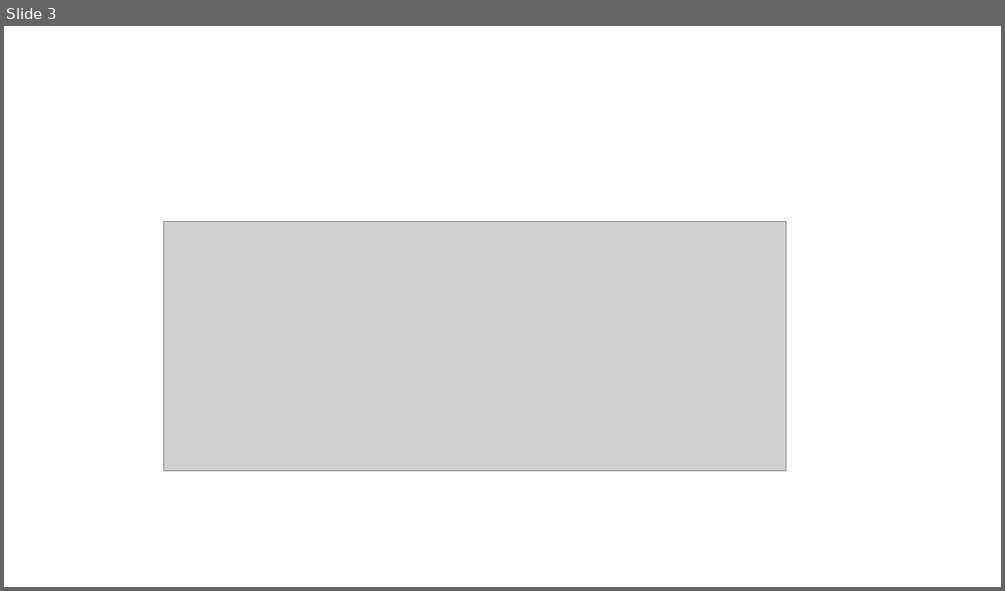
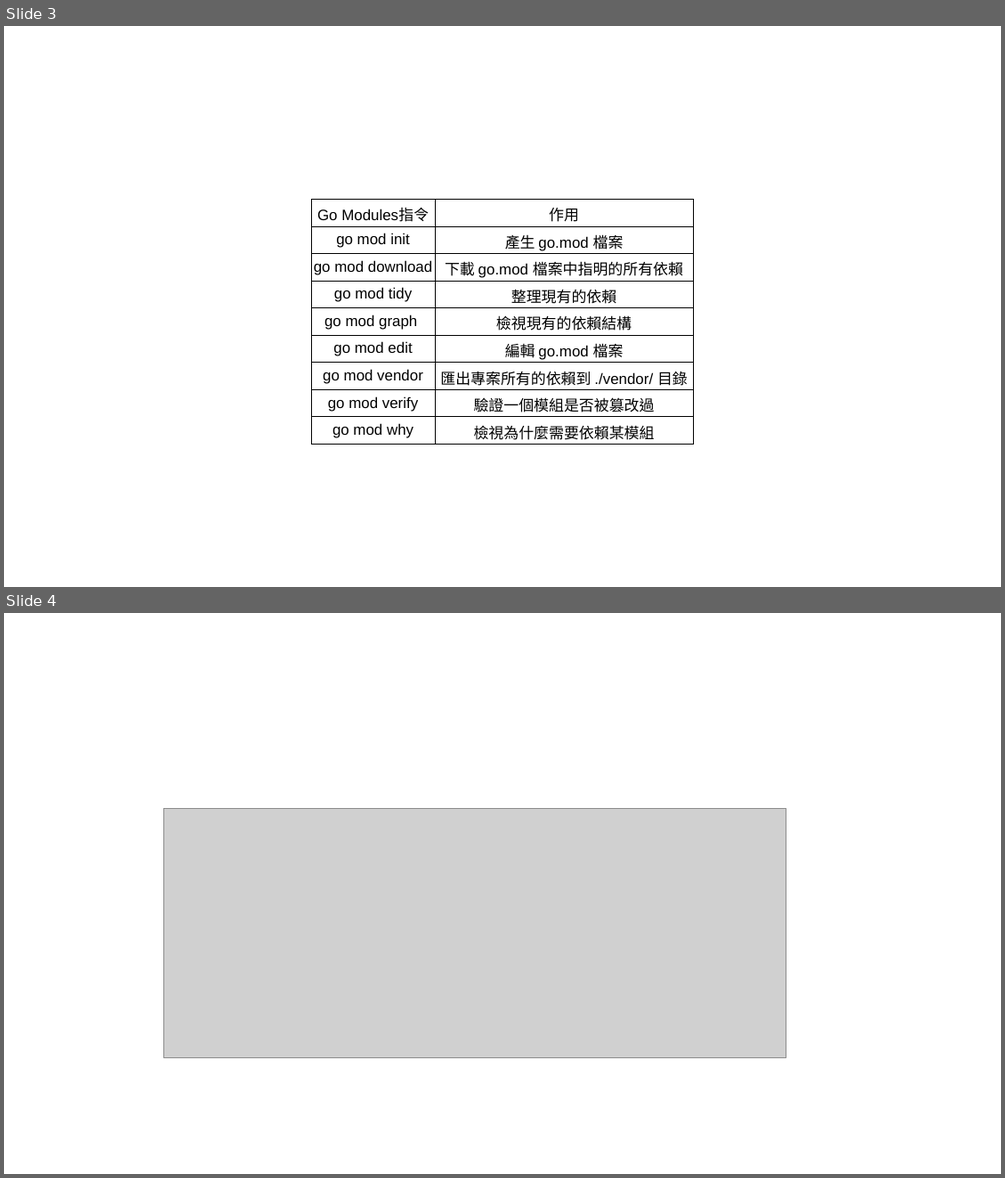
Before and after one commit to oneleo/golang-cht, a slide deck: images/images.odp. Shown one above the other, each under a label of ours: slide 3 before the commit, slides 3 and 4 after it. The pictures are 1005x591 and 1005x1178 pixels, drawn with LibreOffice and Linux fonts; fonts in the diff are those of the drawing; grey boxes stand for pictures. Boxes give left, top, right and bottom in pixels: in the first picture for what was removed or moved away, otherwise in the second. Text is boxed around its words. In the diff, an @@ line names an element or a change of style, - is before the commit and + after.

```diff
--- a/images/images.odp
+++ b/images/images.odp
@@ slide 3 added at (4,26,1001,587), background #FFFFFF @@
@@ table added at (312,199,693,443), 9 rows, 2 columns @@
+Go Modules指令 | 作用
+go mod init | 產生 go.mod 檔案
+go mod download | 下載 go.mod 檔案中指明的所有依賴
+go mod tidy | 整理現有的依賴
+go mod graph | 檢視現有的依賴結構
+go mod edit | 編輯 go.mod 檔案
+go mod vendor | 匯出專案所有的依賴到 ./vendor/ 目錄
+go mod verify | 驗證一個模組是否被篡改過
+go mod why | 檢視為什麼需要依賴某模組
@@ what was slide 3 is now slide 4 @@
```
